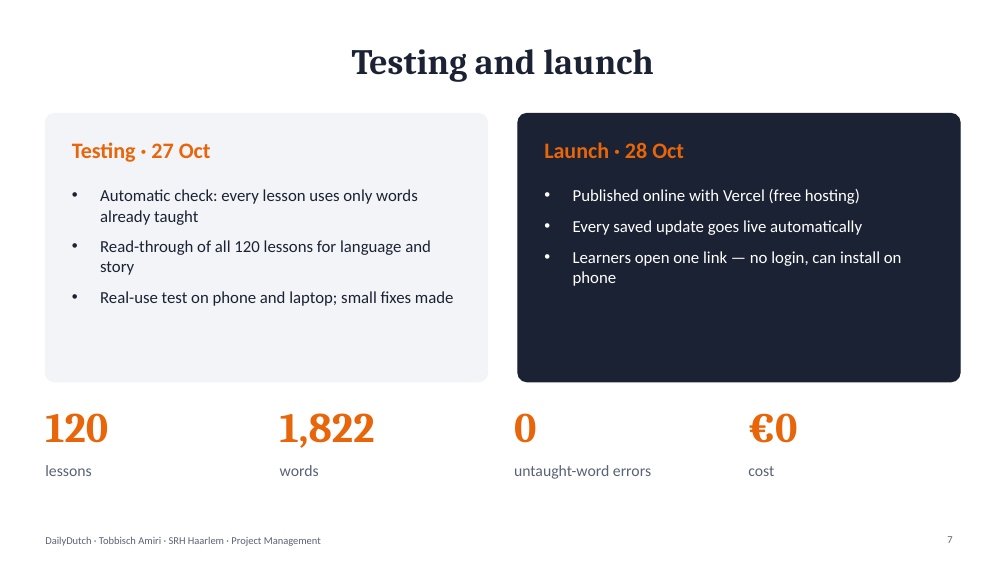
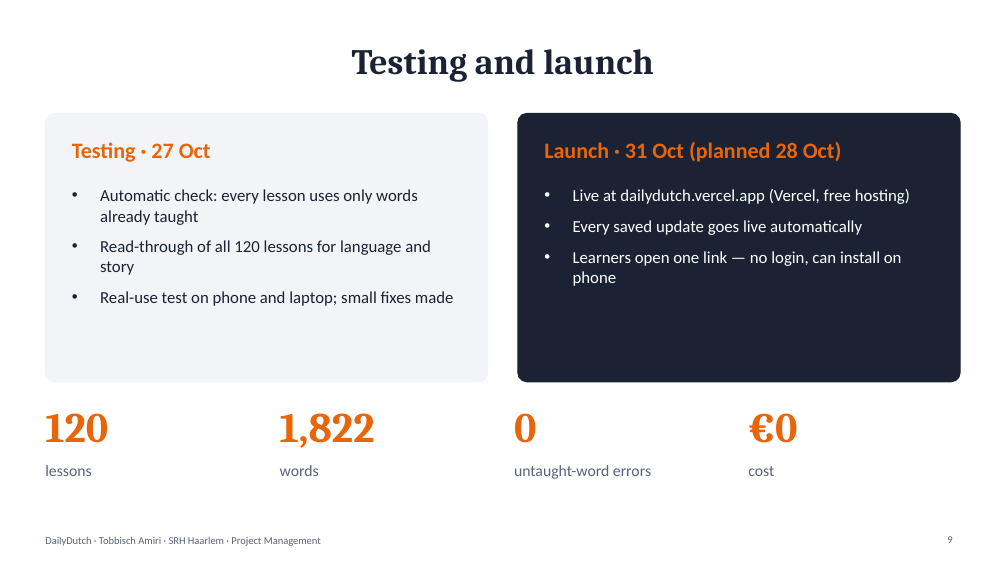
Before and after one commit to tobbissch/DailyDutch, a slide deck: slide 9 of project-management/DailyDutch-presentation.pptx (slide 7 before the commit). Drawn at 1008x567 pixels with LibreOffice and Linux fonts; fonts in the diff are those of the drawing. Boxes give left, top, right and bottom in pixels: in the first picture for what was removed or moved away, otherwise in the second. Text is boxed around its words. In the diff, an @@ line names an element or a change of style, - is before the commit and + after.

```diff
--- a/project-management/DailyDutch-presentation.pptx
+++ b/project-management/DailyDutch-presentation.pptx
@@ text at (544,142,842,162): text changed @@
-Launch · 28 Oct
+Launch · 31 Oct (planned 28 Oct)
@@ text at (573,189,910,204): text changed @@
-• Published online with Vercel (free hosting)
+• Live at dailydutch.vercel.app (Vercel, free hosting)
```
Also in this commit, not shown: 3 other slides changed, 2 slides added, 1 other file.
